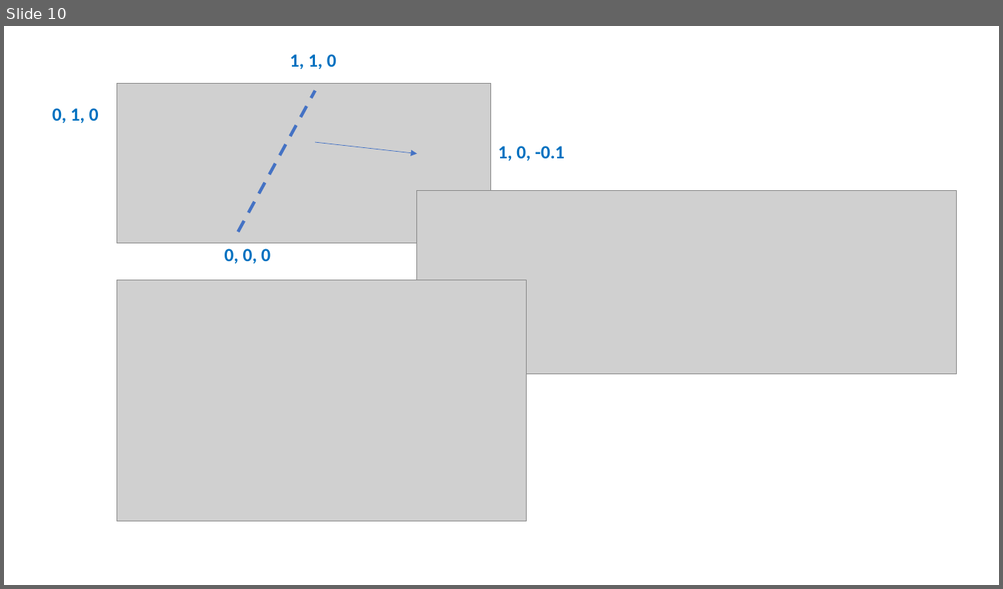
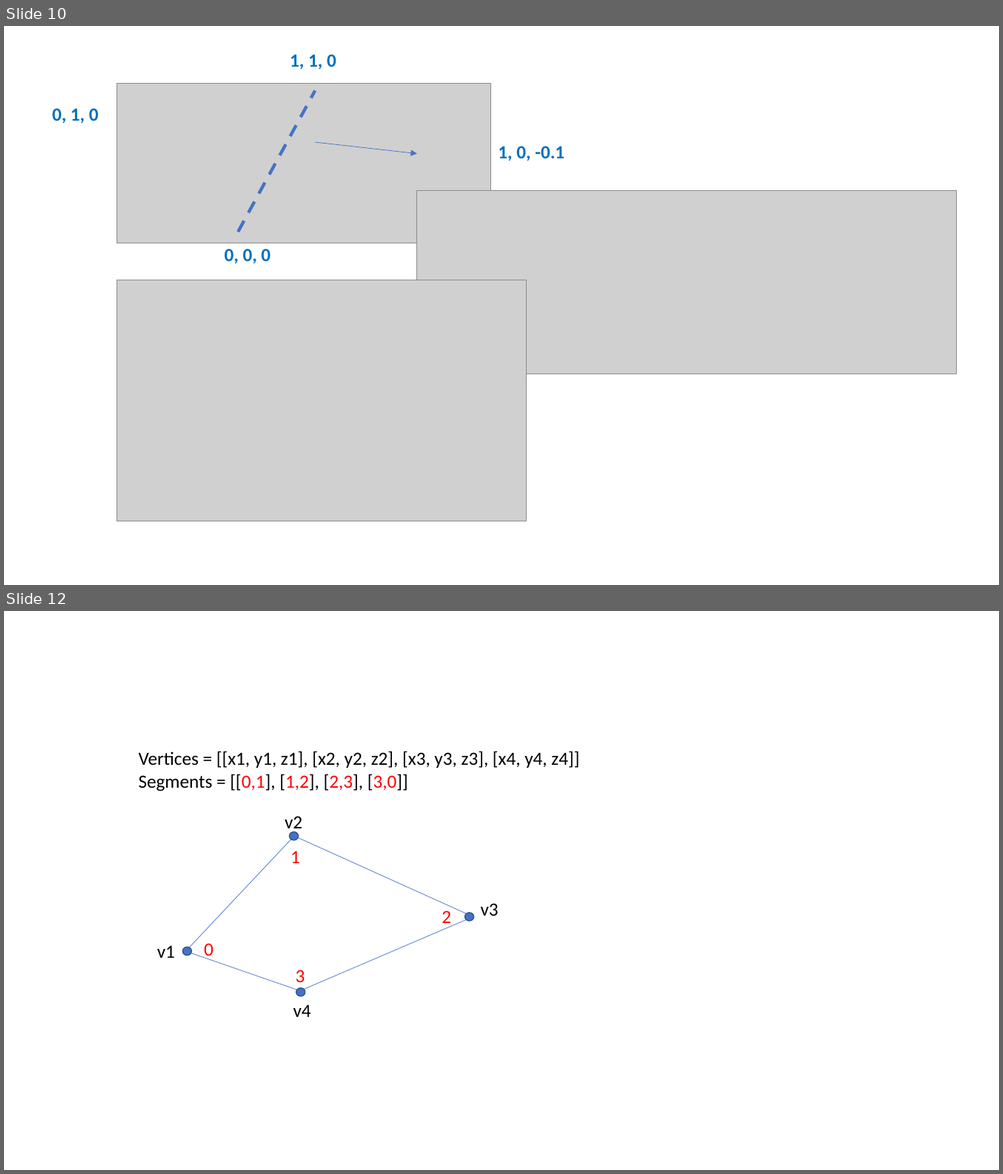
Before and after one commit to denismikulich91/SurfaceMineDesignWB, a slide deck: descriptions/pit_design_no_ramps_upd.pptx. Shown one above the other, each under a label of ours: slide 10 before the commit, slides 10 and 12 after it; the slides between them are not shown. The pictures are 1003x589 and 1003x1174 pixels, drawn with LibreOffice and Linux fonts; fonts in the diff are those of the drawing; grey boxes stand for pictures. Boxes give left, top, right and bottom in pixels: in the first picture for what was removed or moved away, otherwise in the second. Text is boxed around its words. In the diff, an @@ line names an element or a change of style, - is before the commit and + after.

```diff
--- a/descriptions/pit_design_no_ramps_upd.pptx
+++ b/descriptions/pit_design_no_ramps_upd.pptx
@@ slide 12 added at <box>4,611,999,1170</box>, background #FFFFFF @@
@@ text added at <box>139,751,579,792</box>, 18 pt, text #000000 @@
+Vertices = [[x1, y1, z1], [x2, y2, z2], [x3, y3, z3], [x4, y4, z4]]
+Segments = [[0,1], [1,2], [2,3], [3,0]]
@@ text added at <box>284,816,302,834</box>, 18 pt, text #000000 @@
+v2
@@ ellipse added at <box>289,832,298,840</box>, fill #4472C4, outline #325491 1 pt @@
@@ line added from (186, 951) to (294, 836), #4472C4 0.5 pt @@
@@ text added at <box>290,851,300,863</box>, 18 pt, text #FF0000 @@
+1
@@ line added from (473, 917) to (294, 836), #4472C4 0.5 pt @@
@@ line added from (473, 917) to (304, 989), #4472C4 0.5 pt @@
@@ text added at <box>441,911,451,928</box>, 18 pt, text #FF0000 @@
+2
@@ ellipse added at <box>465,913,474,921</box>, fill #4472C4, outline #325491 1 pt @@
@@ text added at <box>481,903,498,916</box>, 18 pt, text #000000 @@
+v3
@@ text added at <box>204,943,213,961</box>, 18 pt, text #FF0000 @@
+0
@@ text added at <box>157,945,175,958</box>, 18 pt, text #000000 @@
+v1
@@ ellipse added at <box>182,948,191,956</box>, fill #4472C4, outline #325491 1 pt @@
@@ line added from (186, 951) to (298, 991), #4472C4 0.5 pt @@
@@ text added at <box>296,970,305,982</box>, 18 pt, text #FF0000 @@
+3
@@ text added at <box>293,1005,311,1017</box>, 18 pt, text #000000 @@
+v4
@@ ellipse added at <box>296,988,305,997</box>, fill #4472C4, outline #325491 1 pt @@
```
Also in this commit, not shown: 1 slide changed, 2 other slides added, 7 other files.
